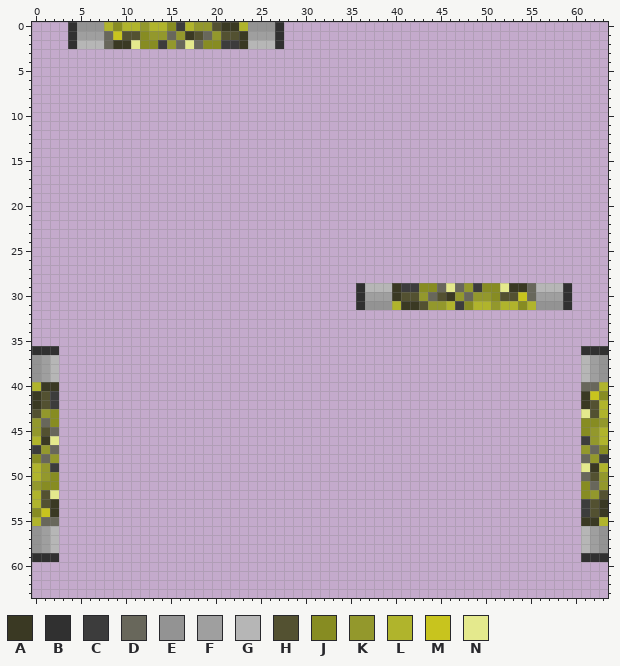
Two versions of one pixel-art sprite, Resources/Textures/Structures/Wallmounts/Lighting/light_tube.rsi/burned.png. The picture above is the old version.
The file is 64x64 pixels. Colours within 5 levels of each other are drawn and written as one.
Palette (. is transparent): A #3a3923  B #303030  C #3c3c3c  D #68675b  E #939393  F #9f9f9f  G #b6b6b6  H #535131  J #878c22  K #93982c  L #b0b42c  M #c8c41e  N #e4e98d
Now the later version:
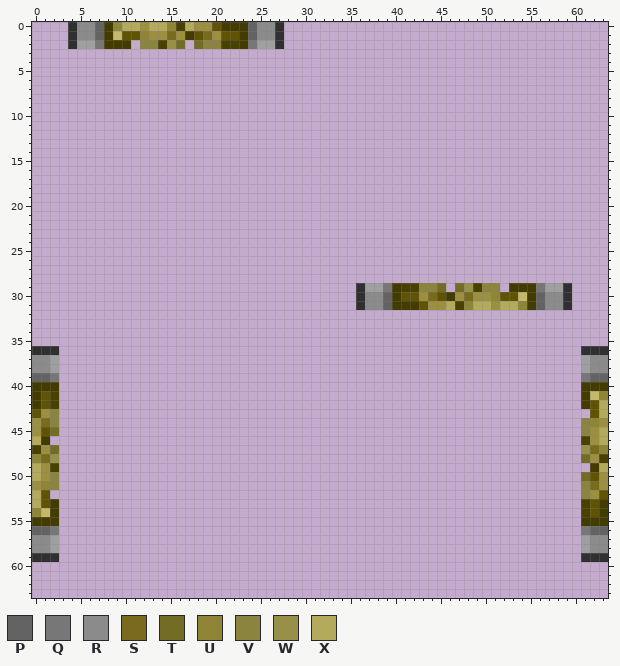
Colours new in this view: P #636363  Q #777777  R #8b8b8b  S #786b1d  T #736c25  U #8e8537  V #8b843e  W #979049  X #b3aa5c
The edit:
Colour A changes from #3a3923 to #423c00.
Colour C changes from #3c3c3c to #484100.
Colour H changes from #535131 to #605305.
Colour K changes from #93982c to #9c8f41.
Colour M changes from #c8c41e to #c5b86a.
Colour A replaces colour D in rows 1 to 2 at x 8; in rows 29 to 30 at x 55; in row 40 at x 61 to 62; in row 55 at x 1 to 2.
Colour A replaces colour L in row 0 at x 8 and 23; in row 31 at x 40 and 55; in row 40 at x 0 and 63; in row 55 at x 0 and 63.
Colour F replaces colour G in row 2 at x 5 to 6 and 25 to 26; in row 29 at x 37 to 38 and 57 to 58; in rows 37 to 38 at x 2 and 61; in rows 57 to 58 at x 2 and 61.
Colour P replaces colour E in row 0 at x 7 and 24; in row 31 at x 39 and 56; in row 39 at x 0 and 63; in row 56 at x 0 and 63.
Colour P replaces colour F in row 1 at x 7 and 24; in row 30 at x 39 and 56; in row 39 at x 1 and 62; in row 56 at x 1 and 62.
Colour Q replaces colour G in row 2 at x 7 and 24; in row 29 at x 39 and 56; in row 39 at x 2 and 61; in row 56 at x 2 and 61.
Colour R replaces colour E in row 0 at x 5 to 6 and 25 to 26; in row 31 at x 37 to 38 and 57 to 58; in rows 37 to 38 at x 0 and 63; in rows 57 to 58 at x 0 and 63.
Colour R replaces colour F in row 1 at x 5 to 6 and 25 to 26; in row 30 at x 37 to 38 and 57 to 58; in rows 37 to 38 at x 1 and 62; in rows 57 to 58 at x 1 and 62.
Colour S replaces colour D in row 1 at x 15 and 19; in row 30 at x 44 and 48; in row 44 at x 1; in row 47 at x 62; in row 48 at x 1; in row 51 at x 62.
Colour T replaces colour D in row 2 at x 16 and 18; in row 29 at x 45 and 47; in row 45 at x 2; in row 47 at x 2; in row 48 at x 61; in row 50 at x 61.
Colour U replaces colour J in row 0 at x 9 and 15; in row 1 at x 12; in row 30 at x 51; in row 31 at x 48 and 54; in row 41 at x 63; in row 44 at x 62.
Colour U replaces colour J in row 47 at x 63; in row 48 at x 0; in row 51 at x 1; in row 54 at x 0.
Colour V replaces colour J in row 2 at x 12 to 13 and 19 to 20; in row 29 at x 43 to 44 and 50 to 51; in row 43 at x 2; in row 44 at x 2 and 61; in row 45 at x 61; in row 50 at x 2.
Colour V replaces colour J in row 51 at x 2 and 61; in row 52 at x 61.
Colour W replaces colour K in row 2 at x 15; in row 29 at x 48; in row 47 at x 61; in row 48 at x 2.
Colour X replaces colour L in row 0 at x 10 to 11, 13 to 14 and 17; in row 31 at x 46, 49 to 50 and 52 to 53; in rows 42 to 43 at x 63; in row 45 at x 63; in row 46 at x 0 and 63; in row 49 at x 0 and 63.
Colour X replaces colour L in row 50 at x 0; in rows 52 to 53 at x 0.
The edit erases colour N in row 2 at x 11 and 17; in row 29 at x 46 and 52; in row 43 at x 61; in row 46 at x 2; in row 49 at x 61; in row 52 at x 2.
Where, in picture pixels (left, top, right, bottom), the same in both pictures:
changed: (77, 22, 275, 49)
changed: (365, 283, 563, 310)
changed: (32, 355, 59, 553)
changed: (581, 355, 608, 553)
